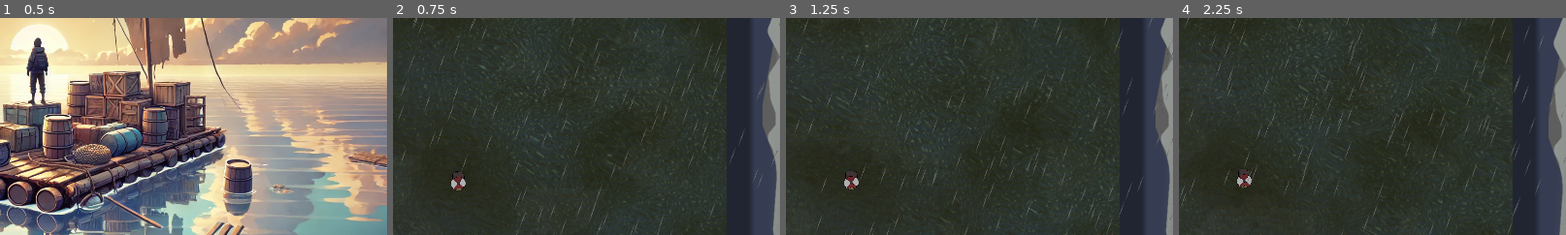
Above: before the commit, frames 1-4 (left to right).
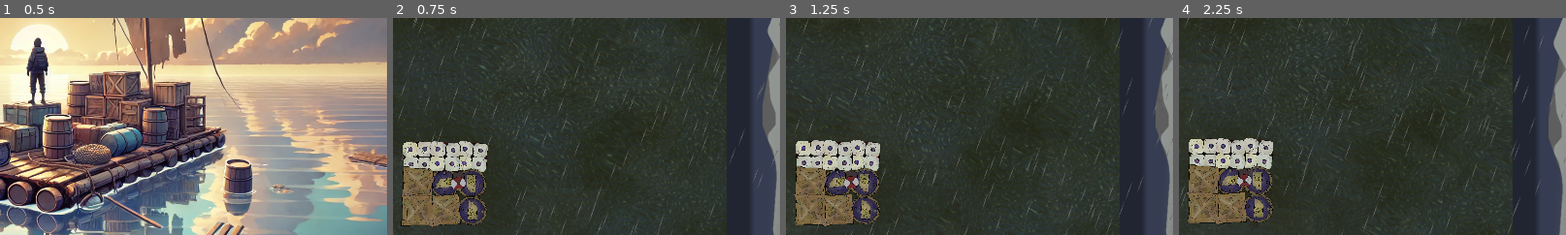
Above: after the commit, the same moments.

Repository: ARCsweden/GameJam2024FallA
Game: Godot game, scene res://UI/main_menu.tscn
Same seed, same stepped clock (60 frames per second), same inputs: the game is played once before the commit and once after it. The engine's default icon, where the game draws it, is replaced by a stand-in: a white triangle on a blue panel in a dark square. Sound files missing from this copy of the repository are replaced by a short silence.
Inputs (mouse positions are % of the whole screen's width and height, from its top left):
- Up to frame 1 (0.5 s): no input
- Up to frame 2 (0.75 s): click "Play" at 0.5 s
- Up to frame 3 (1.25 s): no input
- Up to frame 4 (2.25 s): tap Enter (DebugRebuild) at 1.25 s; move the mouse to (72, 45) at 1.27 s; click (72, 45) at 1.42 s; move the mouse to (30, 55) at 2.02 s; click (30, 55) at 2.17 s
The pictures show only the part of the screen within x 43-93%, y 31-80%; the shares and areas given below are measured in that part.

Frame 1 is identical in both runs. In frame 2, 7.4% of the frame differs, in the area x 2-25%, y 56-97%; in frame 3, 7.5%; in frame 4, 7.5%, in the area x 2-25%, y 55-96%.
Error before the commit: Parse Error: Variable "decay_timer" has the same name as a previously declared variable. (res://Scripts/raft_tile.gd:9)

Commit message:
fixed destroy

Diff:
--- a/dontdrowntogether/Scripts/raft_tile.gd
+++ b/dontdrowntogether/Scripts/raft_tile.gd
@@ -6,7 +6,6 @@
 var health := 0.0
 var collision_scale = 0.9
 
-@onready var decay_timer: Timer = $DecayTimer
 @onready var wobbleSprite : Sprite2D = $Sprite2D
 
 @export var top_level_collision_shape: CollisionShape2D
@@ -87,7 +86,7 @@
 func destroy():
 	destroyTile.emit(self)
 	$Crash_AudioStreamPlayer.play()
-	self.top_level_collision_shape.top_level_collision_shape.set_deferred("disabled", true)
+	top_level_collision_shape.set_deferred("disabled", true)
 	$"./Sprite2D".visible = 0
 	set_collision_layer_value(1, true) #Set collision layer to one that collides with a player
 	$RepairArea.set_collision_layer_value(2, false) #Tile is no longer damaged
Not shown: 1 places in dontdrowntogether/Scenes/player.tscn that only renumber resources
